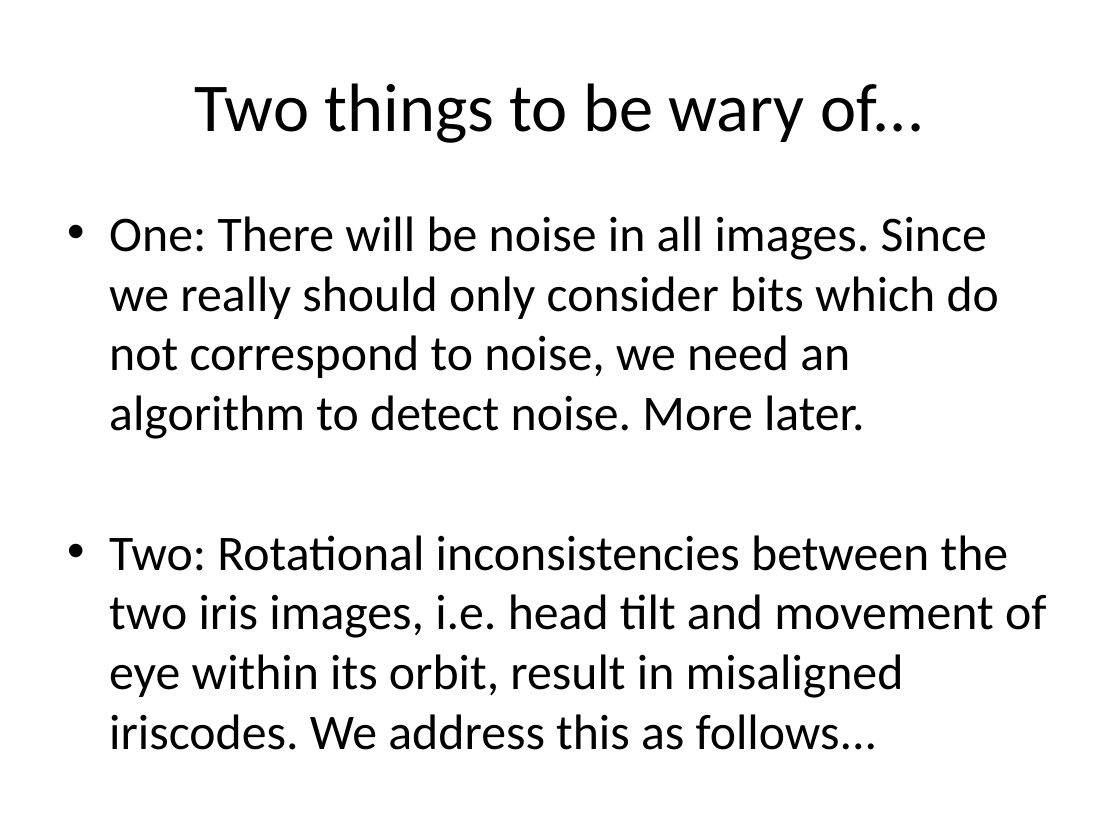
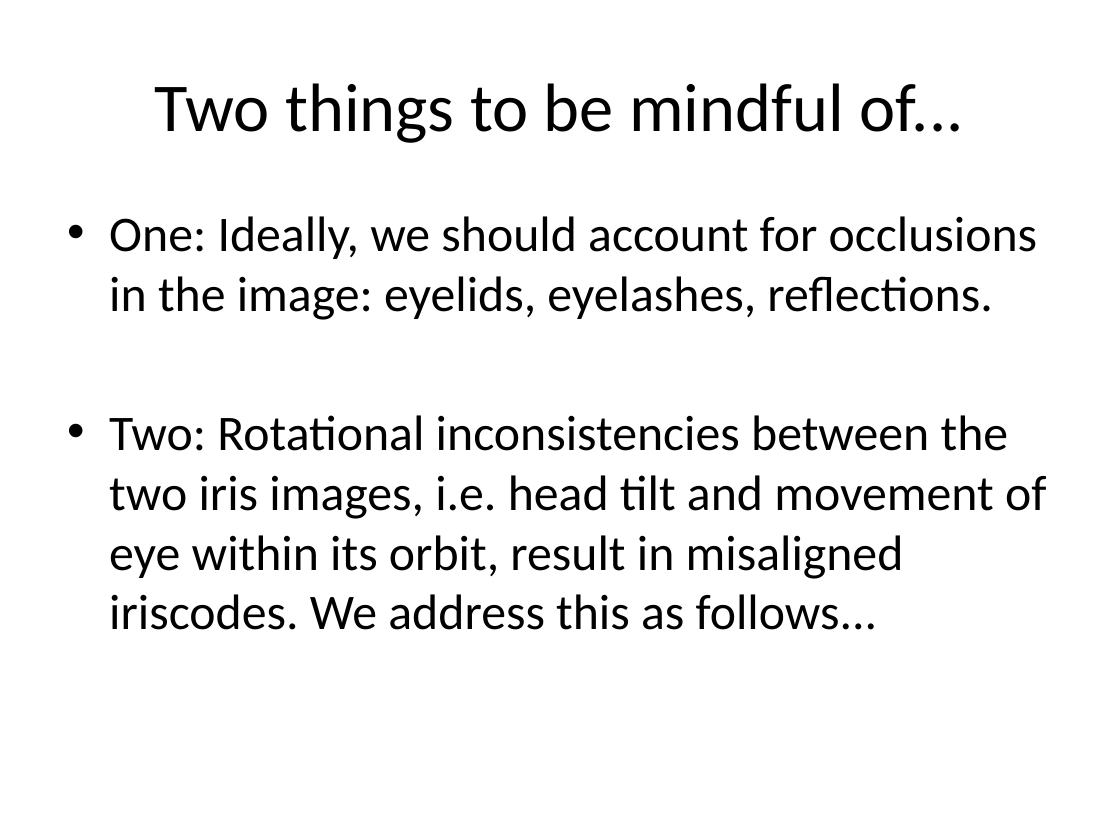
Before and after one commit to chetanadey77/irisrecognition09, a slide deck: slide 24 of Reports/Group_Presentation.pptx (slide 25 before the commit). Drawn at 1120x840 pixels with LibreOffice and Linux fonts; fonts in the diff are those of the drawing; background and template pictures are left out. Boxes give left, top, right and bottom in pixels: in the first picture for what was removed or moved away, otherwise in the second. Text is boxed around its words. In the diff, an @@ line names an element or a change of style, - is before the commit and + after.

```diff
--- a/Reports/Group_Presentation.pptx
+++ b/Reports/Group_Presentation.pptx
@@ title at (x1=155, y1=83, x2=963, y2=143): text changed @@
-Two things to be wary of...
+Two things to be mindful of...
@@ text at (x1=109, y1=216, x2=1037, y2=320): text changed @@
-• One: There will be noise in all images. Since we really should only consider bits which do not correspond to noise, we need an algorithm to detect noise. More later.
+• One: Ideally, we should account for occlusions in the image: eyelids, eyelashes, reflections.
```
Also in this commit, not shown: 10 other slides changed, 1 slide removed, 1 other file.
